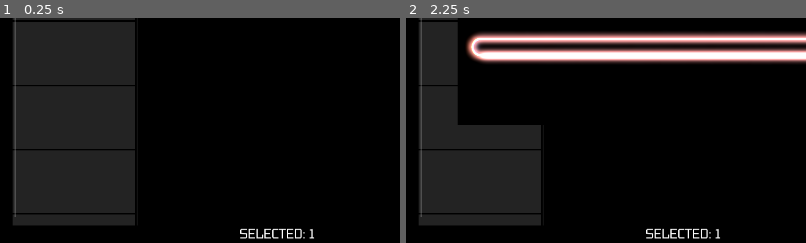
Above: before the commit, frames 1-2 (left to right).
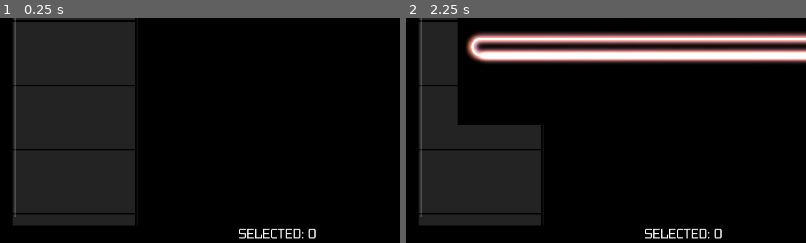
Above: after the commit, the same moments.

Repository: FireEntity1/beat-jumper
Game: Godot game, scene res://scenes/editor.tscn
The game is run twice, just before and just after one commit, with the same random seed, the same clock (stepped at 60 frames per second) and the same inputs. This scene is started directly instead of the project's main scene. Sound files missing from this copy of the repository are replaced by a short silence.
Inputs (mouse positions are % of the whole screen's width and height, from its top left):
- Up to frame 1 (0.25 s): no input
- Up to frame 2 (2.25 s): click (51, 4) at 0.52 s; type "Alex" at 0.6 s; click (80, 4) at 0.75 s; type "Alex" at 0.83 s; click (23, 4) at 0.98 s; type "12" at 1.07 s; click (96, 3) at 1.27 s; type "12" at 1.35 s; click (96, 7) at 1.5 s; type "12" at 1.58 s; click "play" at 2 s
The pictures show only the part of the screen within x 16-66%, y 50-100%; the shares and areas given below are measured in that part.

The runs differ from the first frame. In frame 1, 0.4% of the frame differs, in the area x 59-79%, y 93-99%; in frame 2, 0.4%.
Error before the commit: Invalid type in utility function "max()". Cannot convert argument 1 from String to float. (res://scripts/editor.gd:490)
Error after the commit: Invalid type in utility function "max()". Cannot convert argument 1 from String to float. (res://scripts/editor.gd:502)

Commit message:
feat: proper select/copy/paste!

Diff:
--- a/project.godot
+++ b/project.godot
@@ -103,6 +103,12 @@
 , Object(InputEventKey,"resource_local_to_scene":false,"resource_name":"","device":-1,"window_id":0,"alt_pressed":false,"shift_pressed":false,"ctrl_pressed":true,"meta_pressed":false,"pressed":false,"keycode":0,"physical_keycode":86,"key_label":0,"unicode":0,"location":0,"echo":false,"script":null)
 ]
 }
+deselect={
+"deadzone": 0.2,
+"events": [Object(InputEventKey,"resource_local_to_scene":false,"resource_name":"","device":-1,"window_id":0,"alt_pressed":false,"shift_pressed":false,"ctrl_pressed":true,"meta_pressed":false,"pressed":false,"keycode":0,"physical_keycode":68,"key_label":0,"unicode":0,"location":0,"echo":false,"script":null)
+, Object(InputEventKey,"resource_local_to_scene":false,"resource_name":"","device":-1,"window_id":0,"alt_pressed":false,"shift_pressed":false,"ctrl_pressed":false,"meta_pressed":true,"pressed":false,"keycode":0,"physical_keycode":68,"key_label":0,"unicode":0,"location":0,"echo":false,"script":null)
+]
+}
 
 [physics]
 
--- a/scripts/editor.gd
+++ b/scripts/editor.gd
@@ -4,6 +4,8 @@
 const EVENT = preload("res://components/editor_event.tscn")
 
 const EVENT_WIDTH = 300
+
+signal deselect
 
 var last_beat = {}
 
@@ -138,9 +140,14 @@
 	if Input.is_action_just_pressed("copy"):
 		clipboard = selection.duplicate(true)
 	if Input.is_action_just_pressed("paste"):
-		var lowest = 0
-		var highest = 0
 		var events = clipboard.duplicate(true)
+		var highest
+		var lowest
+		if events.size() > 0:
+			lowest = events[0]["beat"]
+			highest = events[0]["beat"]
+		else:
+			return
 		for event in events:
 			if event.beat < lowest:
 				lowest = event.beat
@@ -152,11 +159,14 @@
 			new_event.beat += cursor
 			new_event.beat = snap(new_event.beat)
 			map.data.append(new_event)
-		cursor += highest
+		deselect.emit()
+		cursor += highest - lowest + editor_scale
 		$hor_scroll.value = cursor*EVENT_WIDTH
+		emit_signal("deselect")
+		selection.clear()
 		spawn_events()
-		selection.clear()
 func spawn_events():
+	$selected.text = "SELECTED: " + str(selection.size())
 	for track in $scroll/tracks.get_children():
 		if track is Control and track.has_node("hbox"):
 			var hbox = track.get_node("hbox")
@@ -228,6 +238,7 @@
 				popup.hide()
 			)
 		main_event.beat = float(main_event.beat)
+		deselect.connect(main_event._deselect)
 		track.add_child(main_event)
 
 func group_events(events):
@@ -308,6 +319,7 @@
 		if selection[i] == event:
 			selection.remove_at(i)
 			break
+	spawn_events()
 
 func _on_pickfolder_button_up() -> void:
 	var dialog = FileDialog.new()
@@ -415,7 +427,7 @@
 		$song.stop()
 		cursor = snap(cursor)
 		preview.modify(false,beat_to_time(cursor),cursor,map)
-		$hor_scroll.value = cursor*EVENT_WIDTH - 10
+		$hor_scroll.value = cursor*EVENT_WIDTH
 
 func _on_title_text_changed(new_text: String) -> void:
 	map.name = new_text
--- a/scripts/editor_event.gd
+++ b/scripts/editor_event.gd
@@ -271,3 +271,7 @@
 		add_theme_stylebox_override("normal", selected_style)
 	else:
 		remove_theme_stylebox_override("normal")
+
+func _deselect():
+	selected = false
+	update_selection_visual()
